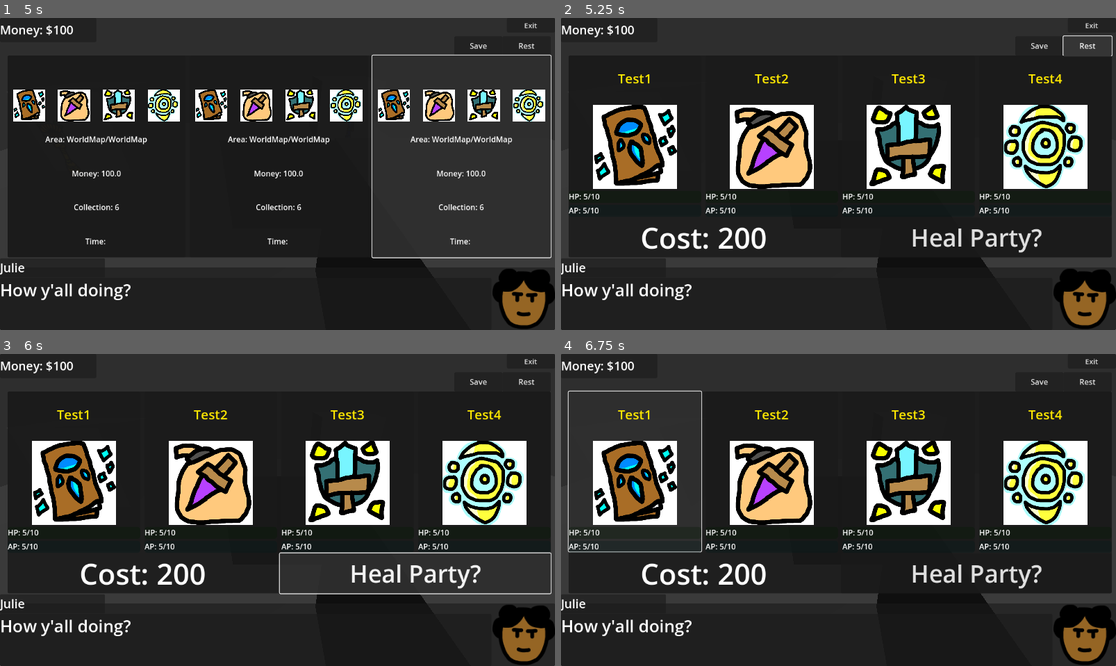
Above: before the commit, frames 1-4 (two rows, left to right).
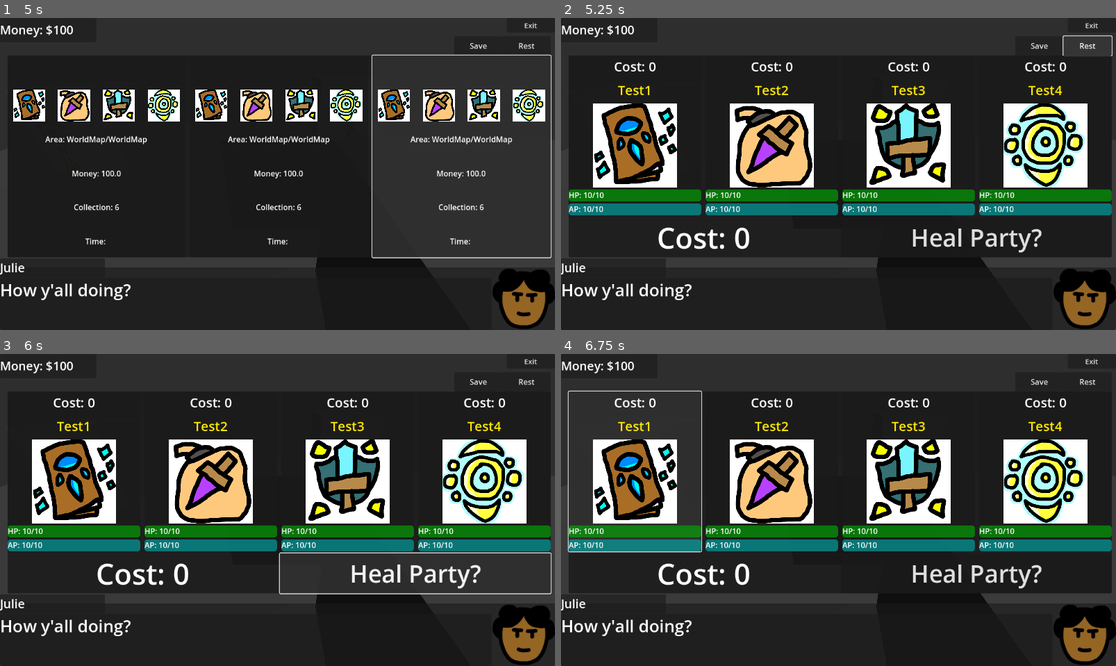
Above: after the commit, the same moments.

Repository: eneumont/towermercs
Game: Godot game, scene res://Scenes/Town/Town1.tscn
The game is run twice, just before and just after one commit, with the same random seed, the same clock (stepped at 60 frames per second) and the same inputs. This scene is started directly instead of the project's main scene.
Inputs (mouse positions are in pixels of both pictures, inside the frame that each line leads up to):
- Up to frame 1 (5 s): tap Enter at 0.5 s; move the mouse to (399, 158) at 0.52 s; hold D (move_right) 0.53-1.25 s; click (399, 158) at 0.6 s; drag from (166, 189) to (249, 236) at 1.27 s; tap Z (confirm) at 2, 2.1 s; move the mouse to (333, 105) at 2.02 s; hold D (move_right) 2.03-2.75 s; click (333, 105) at 2.3 s; click "Empty" at 2.75 s; click "Empty" at 3.5 s; click "Empty" at 4.25 s
- Up to frame 2 (5.25 s): click "Rest" at 5 s
- Up to frame 3 (6 s): click "Heal Party?" at 5.75 s
- Up to frame 4 (6.75 s): click (633, 472) at 6.5 s

Frame 1 is identical in both runs. In frame 2, 13% of the frame differs, in the area x 1-100%, y 14-75%; in frame 3, 13%; in frame 4, 13%.

Commit message:
inn rest should be good, now guild
resting at inn should be good, needs testing and tweaking, then work on guild

Diff:
--- a/Scenes/UI/InnPartySlot.tscn
+++ b/Scenes/UI/InnPartySlot.tscn
@@ -15,10 +15,18 @@
 grow_horizontal = 2
 grow_vertical = 2
 
+[node name="CostTxt" type="Label" parent="VBox"]
+layout_mode = 2
+size_flags_vertical = 3
+theme_override_font_sizes/font_size = 27
+text = "Cost: 9999"
+horizontal_alignment = 1
+vertical_alignment = 1
+
 [node name="NameTxt" type="Label" parent="VBox"]
 self_modulate = Color(1, 0.9137255, 0, 1)
-custom_minimum_size = Vector2(0, 100)
 layout_mode = 2
+size_flags_vertical = 3
 theme_override_font_sizes/font_size = 27
 text = "Name"
 horizontal_alignment = 1
--- a/Scenes/UI/InnUI.tscn
+++ b/Scenes/UI/InnUI.tscn
@@ -237,3 +237,4 @@
 [connection signal="button_up" from="BaseUI/ExitBtn" to="." method="_on_exit_btn_button_up"]
 [connection signal="button_up" from="MainUI/BtnContainer/SaveBtn" to="." method="save_click"]
 [connection signal="button_up" from="MainUI/BtnContainer/RestBtn" to="." method="rest_click"]
+[connection signal="button_up" from="MainUI/RestUI/VBox/InfoBar/HealBtn" to="." method="heal_click"]
--- a/Scripts/Characters/being_data.gd
+++ b/Scripts/Characters/being_data.gd
@@ -84,6 +84,8 @@
 	stats[StatType.DEFENSE] = new_stats[4]
 	stats[StatType.RESISTANCE] = new_stats[5]
 	stats[StatType.SPEED] = new_stats[6]
+	maxHP = stats[BeingData.StatType.HEALTH]
+	curHP = maxHP
 
 ## sets EQUIPPED ARTS used by both char and foe [br]
 ## parameter new_arts an array of art names  (Array[String]) to be equipped
--- a/Scripts/Characters/char_data.gd
+++ b/Scripts/Characters/char_data.gd
@@ -263,6 +263,9 @@
 					AffinityType.LIGHT : AffinityRate.NEUTRAL,
 					AffinityType.DARK : AffinityRate.NEUTRAL,
 				})
+
+		maxAP = stats[BeingData.StatType.ARTISTRY]
+		curAP = maxAP
 	else:
 		act_name = c_data["act_name"]
 		display_name = c_data["display_name"]
--- a/Scripts/Characters/foe_data.gd
+++ b/Scripts/Characters/foe_data.gd
@@ -11,7 +11,7 @@
 @export var sca: Vector3
 
 var curHP: int
-var maxHP: int #iffy on curHP and maxHP vs stats and cur_stats Health
+var maxHP: int
 
 var stats: Dictionary = {
 	BeingData.StatType.HEALTH : 1,
@@ -55,6 +55,8 @@
 	stats[BeingData.StatType.DEFENSE] = new_stats[4]
 	stats[BeingData.StatType.RESISTANCE] = new_stats[5]
 	stats[BeingData.StatType.SPEED] = new_stats[6]
+	maxHP = stats[BeingData.StatType.HEALTH]
+	curHP = maxHP
 
 func set_arts(new_arts: Array):
 	equippedArts = new_arts
--- a/Scripts/Town/inn_party_slot.gd
+++ b/Scripts/Town/inn_party_slot.gd
@@ -1,5 +1,6 @@
 extends Button
 
+@onready var cost_txt: Label = $VBox/CostTxt
 @onready var name_txt: Label = $VBox/NameTxt
 @onready var slot_img: TextureRect = $VBox/SlotImg
 @onready var health_bar: ProgressBar = $VBox/HealthBar
@@ -9,39 +10,24 @@
 
 @export var num: int
 
+var cost: int
+var cost_mult: int
+var ui
+
 func setup():
+	cost = (PlayerData.party[num].maxHP - PlayerData.party[num].curHP) + (PlayerData.party[num].maxAP - PlayerData.party[num].curAP) * cost_mult
+	cost_txt.text = "Cost: " + str(cost)
 	name_txt.text = PlayerData.party[num].display_name
 	health_txt.text = "HP: " + str(PlayerData.party[num].curHP) + "/" + str(PlayerData.party[num].maxHP)
-	health_bar.value = int(PlayerData.party[num].curHP / PlayerData.party[num].maxHP) * 100
+	health_bar.value = (PlayerData.party[num].curHP / PlayerData.party[num].maxHP) * 100
 	artistry_txt.text = "AP: " + str(PlayerData.party[num].curAP) + "/" + str(PlayerData.party[num].maxAP)
-	artistry_bar.value = int(PlayerData.party[num].curAP / PlayerData.party[num].maxAP) * 100
+	artistry_bar.value = (PlayerData.party[num].curAP / PlayerData.party[num].maxAP) * 100
+	slot_img.texture = load("res://Images/Textures/Icons/Characters/" + CharData.ClassType.keys()[PlayerData.party[num].class_type].capitalize() + ".png")
 
-	match PlayerData.party[num].class_type:
-		CharData.ClassType.KNIGHT:
-			slot_img.texture = load("res://Images/Textures/Icons/Characters/Knight.png")
-		CharData.ClassType.THIEF:
-			slot_img.texture = load("res://Images/Textures/Icons/Characters/Thief.png")
-		CharData.ClassType.MAGE:
-			slot_img.texture = load("res://Images/Textures/Icons/Characters/Mage.png")
-		CharData.ClassType.CLERIC:
-			slot_img.texture = load("res://Images/Textures/Icons/Characters/Cleric.png")
-		CharData.ClassType.ALCHEMIST:
-			slot_img.texture = load("res://Images/Textures/Icons/Characters/Alchemist.png")
-		CharData.ClassType.BARD:
-			slot_img.texture = load("res://Images/Textures/Icons/Characters/Bard.png")
-		CharData.ClassType.BRAWLER:
-			slot_img.texture = load("res://Images/Textures/Icons/Characters/Brawler.png")
-		CharData.ClassType.MEDIC:
-			slot_img.texture = load("res://Images/Textures/Icons/Characters/Medic.png")
-		CharData.ClassType.CLOWN:
-			slot_img.texture = load("res://Images/Textures/Icons/Characters/Clown.png")
-		CharData.ClassType.ARCANIST:
-			slot_img.texture = load("res://Images/Textures/Icons/Characters/Arcanist.png")
-		CharData.ClassType.DRUID:
-			slot_img.texture = load("res://Images/Textures/Icons/Characters/Druid.png")
-		CharData.ClassType.SWORDMASTER:
-			slot_img.texture = load("res://Images/Textures/Icons/Characters/Swordmaster.png")
-		CharData.ClassType.HORROR:
-			slot_img.texture = load("res://Images/Textures/Icons/Characters/Horror.png")
-		CharData.ClassType.WITCH:
-			slot_img.texture = load("res://Images/Textures/Icons/Characters/Witch.png")
+func heal():
+	if not cost > PlayerData.money:
+		PlayerData.money -= cost
+		ui.updateMoney()
+		PlayerData.party[num].curHP = PlayerData.party[num].maxHP
+		PlayerData.party[num].curAP = PlayerData.party[num].maxAP
+		ui.rest_set()
--- a/Scripts/Town/inn_save_slot.gd
+++ b/Scripts/Town/inn_save_slot.gd
@@ -30,35 +30,7 @@
 		time_txt.text = "Time: " + s_data["time"]
 
 		for i in party_img.get_children().size():
-			match int(s_data["party"][i].class_type):
-				CharData.ClassType.KNIGHT:
-					party_img.get_children()[i].texture = load("res://Images/Textures/Icons/Characters/Knight.png")
-				CharData.ClassType.THIEF:
-					party_img.get_children()[i].texture = load("res://Images/Textures/Icons/Characters/Thief.png")
-				CharData.ClassType.MAGE:
-					party_img.get_children()[i].texture = load("res://Images/Textures/Icons/Characters/Mage.png")
-				CharData.ClassType.CLERIC:
-					party_img.get_children()[i].texture = load("res://Images/Textures/Icons/Characters/Cleric.png")
-				CharData.ClassType.ALCHEMIST:
-					party_img.get_children()[i].texture = load("res://Images/Textures/Icons/Characters/Alchemist.png")
-				CharData.ClassType.BARD:
-					party_img.get_children()[i].texture = load("res://Images/Textures/Icons/Characters/Bard.png")
-				CharData.ClassType.BRAWLER:
-					party_img.get_children()[i].texture = load("res://Images/Textures/Icons/Characters/Brawler.png")
-				CharData.ClassType.MEDIC:
-					party_img.get_children()[i].texture = load("res://Images/Textures/Icons/Characters/Medic.png")
-				CharData.ClassType.CLOWN:
-					party_img.get_children()[i].texture = load("res://Images/Textures/Icons/Characters/Clown.png")
-				CharData.ClassType.ARCANIST:
-					party_img.get_children()[i].texture = load("res://Images/Textures/Icons/Characters/Arcanist.png")
-				CharData.ClassType.DRUID:
-					party_img.get_children()[i].texture = load("res://Images/Textures/Icons/Characters/Druid.png")
-				CharData.ClassType.SWORDMASTER:
-					party_img.get_children()[i].texture = load("res://Images/Textures/Icons/Characters/Swordmaster.png")
-				CharData.ClassType.HORROR:
-					party_img.get_children()[i].texture = load("res://Images/Textures/Icons/Characters/Horror.png")
-				CharData.ClassType.WITCH:
-					party_img.get_children()[i].texture = load("res://Images/Textures/Icons/Characters/Witch.png")
+			party_img.get_children()[i].texture = load("res://Images/Textures/Icons/Characters/" + CharData.ClassType.keys()[s_data["party"][i].class_type].capitalize() + ".png")
 
 func save():
 	SaveManager.save_game(slot, PlayerData.save())
--- a/Scripts/Town/inn_ui.gd
+++ b/Scripts/Town/inn_ui.gd
@@ -7,6 +7,8 @@
 @onready var cost_txt: Label = $MainUI/RestUI/VBox/InfoBar/CostTxt
 
 var cost: int
+
+@export var cost_mul: int = 1
 
 func setup():
 	super()
@@ -26,16 +28,25 @@
 		slot.setup()
 
 func rest_set():
+	cost = 0
+
 	for slot in rest_ui.get_child(0).get_child(0).get_children():
+		slot.ui = self
+		slot.cost_mult = cost_mul
 		slot.setup()
+		cost += slot.cost
 
-	cost = ((PlayerData.party[0].maxHP - PlayerData.party[0].curHP) + (PlayerData.party[1].maxHP - PlayerData.party[1].curHP) + (PlayerData.party[2].maxHP - PlayerData.party[2].curHP) + (PlayerData.party[3].maxHP - PlayerData.party[3].curHP)) * 10
 	cost_txt.text = "Cost: " + str(cost)
 
 func heal_click():
 	if not cost > PlayerData.money:
 		PlayerData.money -= cost
 		updateMoney()
+
+		for p in PlayerData.party:
+			p.curHP = p.maxHP
+			p.curAP = p.maxAP
+
 		rest_set()
 
 func save_click():
